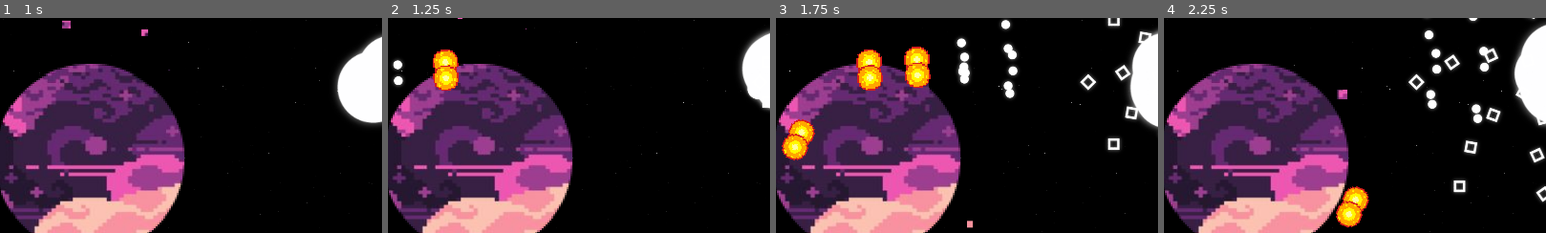
Above: before the commit, frames 1-4 (left to right).
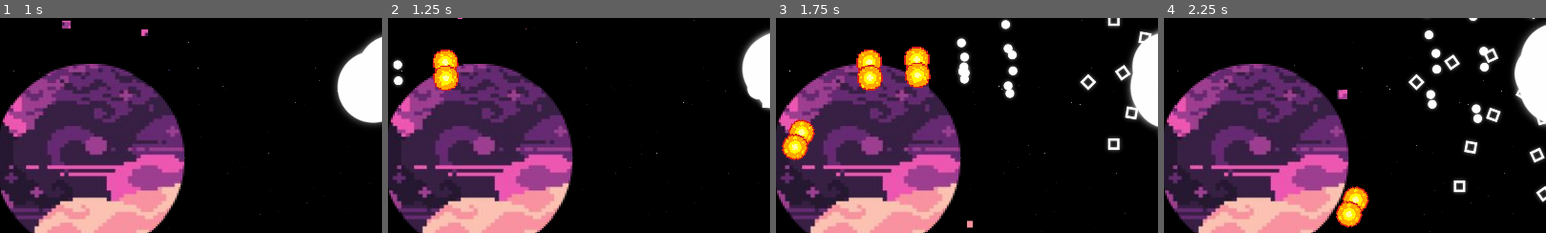
Above: after the commit, the same moments.

Repository: SAM2WOW/ProjectDanmaku
Game: Godot game, scene res://scenes/Main.tscn
Same seed, same stepped clock (60 frames per second), same inputs: the game is played once before the commit and once after it. The engine's default icon, where the game draws it, is replaced by a stand-in: a white triangle on a blue panel in a dark square.
Inputs (mouse positions are % of the whole screen's width and height, from its top left):
- Up to frame 1 (1 s): tap Enter at 0.5 s; move the mouse to (72, 45) at 0.52 s; press the mouse at (72, 45) at 0.53 s; hold D (move_right) from 0.53 s (still down)
- Up to frame 2 (1.25 s): keep holding D (move_right)
- Up to frame 3 (1.75 s): move the mouse to (30, 55) at 1.27 s; release D (move_right) at 1.28 s; release the mouse at (30, 55) at 1.28 s; hold S (move_down) from 1.28 s (still down); click (30, 55) at 1.35 s
- Up to frame 4 (2.25 s): move the mouse to (60, 28) at 2.02 s; release S (move_down) at 2.03 s; press the mouse at (60, 28) at 2.03 s; hold D (move_right) from 2.03 s (still down)
The pictures show only the part of the screen within x 38-88%, y 35-85%; the shares and areas given below are measured in that part.

Frame 1 is identical in both runs. In frame 2, 0.1% of the frame differs, in the area x 12-18%, y 16-32%; in frame 3, 0.3%, in the area x 2-40%, y 14-65%; in frame 4, 0.1%.

Commit message:
the ugliest laser beams youve ever seen but functional this time

Diff:
--- a/objects/characters/Boss.gd
+++ b/objects/characters/Boss.gd
@@ -7,8 +7,8 @@
 
 var basic_bullet = preload("res://objects/weapons/BasicBullet.tscn")
 
-onready var laserInd = get_node("Style2/LaserIndicator")
-onready var laserBeam = get_node("Style2/LaserBeam")
+var laserInd = preload("res://objects/weapons/LaserIndicator.tscn")
+var laserBeam = preload("res://objects/weapons/LaserBeam.tscn")
 
 
 func damage(amount):
@@ -26,13 +26,36 @@
 			get_node("Style%d" % i).hide()
 			print("Style%d" % style)
 
-func fireLaserBeam():
-	laserInd.add_point(Vector2(0,0))
+func fireLaser(fireAt):
+
+	var ind = laserInd.instance();
+	var timeBeforeBeam = 0.8
+	var beamDuration = 0.5
+	var particleDuration = 1
+
+	get_parent().add_child(ind)
+	ind.set_global_position(get_global_position())
+
+	ind.add_point(Vector2(0,0))
+#	ind.add_point(get_global_position())
 	# Makes sure laser always extends past viewport
-	laserInd.add_point((Global.player.get_global_position() - get_global_position()) * 150)
+	ind.add_point((fireAt - get_global_position()))
 
-	laserBeam.set_points(laserInd.get_points())
-	laserInd.clear_points()
+	yield(get_tree().create_timer(timeBeforeBeam), "timeout")
+
+	var beam = laserBeam.instance();
+	beam.set_global_position(get_global_position())
+	get_parent().add_child(beam)
+	var beamPoint = ind.points[1]
+	beamPoint[1] /= 5
+	beam.set_cast_to(beamPoint)
+
+	ind.queue_free()
+	yield(get_tree().create_timer(beamDuration), "timeout")
+	beam.is_casting = false
+
+	yield(get_tree().create_timer(particleDuration), "timeout")
+	beam.queue_free()
 
 func _on_FireTimer_timeout():
 	fire_bullets();
@@ -80,7 +103,35 @@
 # 0: fires a wave of 4~ quick lasers towards the players position
 # 1: shoot lasers in all directions, then rotate the lasers slowly around the boss (hades style)
 func init_3d_bullets():
-	fireLaserBeam()
+#	fireLaserBeam(Global.player.get_global_position())
+	match attack_pattern:
+		0:
+			var timeBetweenAttacks = 1.5
+			var beamDuration = 0.5
+			var maxX = get_viewport().size.x / 2
+			var maxY = get_viewport().size.y / 2
+			var xArr = [0, maxX, -maxX]
+			var yArr = [0, maxY, -maxY]
+			for x in xArr:
+				for y in yArr:
+					# Don't shoot a laser at (0,0)
+					if (x!=0 || y!=0):
+						fireLaser(Vector2(x,y))
+			yield(get_tree().create_timer(timeBetweenAttacks), "timeout")
+
+			var xArr2 = [maxX, -maxX, maxX / 2, -maxX / 2]
+			var yArr2 = [maxY, -maxY, maxY / 2, -maxY / 2]
+			for x2 in xArr2:
+				for y2 in yArr2:
+					if (!(abs(x2) == maxX && abs(y2) == maxY) && !(abs(x2) == maxX/2 && abs(y2) == maxY/2)):
+						fireLaser(Vector2(x2,y2))
+			yield(get_tree().create_timer(beamDuration), "timeout")
+			fire_timer.start()
+		1:
+			pass
+		_:
+			pass
+	fire_timer.start()
 
 # 0: fire 2~ waves of shotgun shots of bouncing bullets towards the player
 # 1: tbf
--- a/objects/characters/Boss.tscn
+++ b/objects/characters/Boss.tscn
@@ -56,7 +56,6 @@
 position = Vector2( 1, -2 )
 scale = Vector2( 5, 5 )
 frames = SubResource( 5 )
-frame = 1
 playing = true
 
 [node name="Style2" type="Node2D" parent="."]
@@ -67,13 +66,6 @@
 position = Vector2( 1, 0 )
 scale = Vector2( 3, 3 )
 texture = ExtResource( 2 )
-
-[node name="LaserIndicator" type="Line2D" parent="Style2"]
-default_color = Color( 1, 0, 0, 1 )
-
-[node name="LaserBeam" type="Line2D" parent="Style2"]
-width = 50.0
-default_color = Color( 0, 1, 0.976471, 1 )
 
 [node name="Style3" type="Node2D" parent="."]
 visible = false
--- a/objects/characters/Player.tscn
+++ b/objects/characters/Player.tscn
@@ -73,6 +73,7 @@
 [node name="AnimatedSprite" type="AnimatedSprite" parent="Style1"]
 scale = Vector2( 3, 3 )
 frames = SubResource( 8 )
+frame = 1
 speed_scale = 2.0
 playing = true
 script = ExtResource( 4 )
--- /dev/null
+++ b/objects/weapons/LaserBeam.gd
@@ -0,0 +1,55 @@
+extends RayCast2D
+
+var is_casting := false setget set_is_casting
+
+func _ready() -> void:
+	set_physics_process(false)
+	self.is_casting = true
+	$Line2D.points[1] = Vector2.ZERO
+
+#func _unhandled_input(event: InputEvent) -> void:
+#		if event is InputEventMouseButton:
+#			self.is_casting = event.pressed
+
+
+func _physics_process(delta: float) -> void:
+	var cast_point := cast_to
+	force_raycast_update()
+
+	$CollisionParticle2D.emitting = is_colliding()
+
+	if is_colliding():
+		cast_point = to_local(get_collision_point())
+		$CollisionParticle2D.global_rotation = get_collision_normal().angle()
+		$CollisionParticle2D.position = cast_point
+
+
+	$Line2D.points[1] = cast_point
+	$BeamParticle2D.position = cast_point * 0.5
+	$BeamParticle2D.emission_rect_extents.x = cast_point.length() * 0.5
+	if get_collider() != null:
+		if "Player" in get_collider().name:
+			get_collider().damage(10)
+
+func set_is_casting(cast: bool) -> void:
+	is_casting = cast
+
+	$BeamParticle2D.emitting = is_casting
+	$CastingParticle2D.emitting = is_casting
+	if is_casting:
+		appear()
+	else:
+		$CollisionParticle2D.emitting = false
+		disappear()
+	set_physics_process(is_casting)
+
+
+func appear() -> void:
+	$Tween.stop_all()
+	$Tween.interpolate_property($Line2D, "width", 0, 10.0, 0.2)
+	$Tween.start()
+
+func disappear() -> void:
+	$Tween.stop_all()
+	$Tween.interpolate_property($Line2D, "width", 10.0, 0, 0.1)
+	$Tween.start()
--- /dev/null
+++ b/objects/weapons/LaserBeam.tscn
@@ -0,0 +1,75 @@
+[gd_scene load_steps=7 format=2]
+
+[ext_resource path="res://objects/weapons/LaserBeam.gd" type="Script" id=1]
+[ext_resource path="res://arts/temp/glowing_circle.png" type="Texture" id=2]
+
+[sub_resource type="Curve" id=2]
+_data = [ Vector2( 0, 1 ), 0.0, 0.0, 0, 0, Vector2( 0.5, 0.991273 ), 0.0, 0.0, 0, 0, Vector2( 1, 0.000281572 ), 0.0, 0.0, 0, 0 ]
+
+[sub_resource type="Gradient" id=3]
+offsets = PoolRealArray( 0, 0.832117, 1 )
+colors = PoolColorArray( 1, 1, 1, 1, 1, 1, 1, 1, 1, 1, 1, 0 )
+
+[sub_resource type="CanvasItemMaterial" id=4]
+
+[sub_resource type="Environment" id=5]
+background_mode = 4
+glow_enabled = true
+glow_levels/4 = true
+glow_intensity = 0.5
+glow_blend_mode = 0
+glow_hdr_luminance_cap = 2.0
+glow_bicubic_upscale = true
+
+[node name="LaserBeam" type="RayCast2D"]
+light_mask = 3
+position = Vector2( 166, 274 )
+scale = Vector2( 1, 5 )
+cast_to = Vector2( 2000, 0 )
+collision_mask = 3
+collide_with_areas = true
+script = ExtResource( 1 )
+
+[node name="Line2D" type="Line2D" parent="."]
+points = PoolVector2Array( 0, 0, 100, 0 )
+default_color = Color( 0.661734, 0.944503, 1, 1 )
+
+[node name="Tween" type="Tween" parent="."]
+
+[node name="CastingParticle2D" type="CPUParticles2D" parent="."]
+emitting = false
+lifetime = 0.3
+texture = ExtResource( 2 )
+gravity = Vector2( 0, 0 )
+initial_velocity = 120.0
+scale_amount = 0.7
+scale_amount_curve = SubResource( 2 )
+color_ramp = SubResource( 3 )
+
+[node name="CollisionParticle2D" type="CPUParticles2D" parent="."]
+emitting = false
+lifetime = 0.3
+texture = ExtResource( 2 )
+gravity = Vector2( 0, 0 )
+initial_velocity = 250.0
+scale_amount = 0.7
+scale_amount_curve = SubResource( 2 )
+color_ramp = SubResource( 3 )
+
+[node name="BeamParticle2D" type="CPUParticles2D" parent="."]
+material = SubResource( 4 )
+emitting = false
+lifetime = 0.3
+local_coords = false
+texture = ExtResource( 2 )
+emission_shape = 2
+emission_rect_extents = Vector2( 1, 1 )
+gravity = Vector2( 0, 0 )
+initial_velocity = 250.0
+tangential_accel = 100.0
+scale_amount = 0.7
+scale_amount_curve = SubResource( 2 )
+color_ramp = SubResource( 3 )
+
+[node name="WorldEnvironment" type="WorldEnvironment" parent="."]
+environment = SubResource( 5 )
--- /dev/null
+++ b/objects/weapons/LaserIndicator.tscn
@@ -0,0 +1,5 @@
+[gd_scene format=2]
+
+[node name="LaserIndicator" type="Line2D"]
+modulate = Color( 1, 1, 1, 0.588235 )
+default_color = Color( 1, 0, 0, 1 )
--- a/objects/weapons/PlayerBullet.tscn
+++ b/objects/weapons/PlayerBullet.tscn
@@ -49,7 +49,6 @@
 [node name="AnimatedSprite" type="AnimatedSprite" parent="Style1"]
 scale = Vector2( 4, 4 )
 frames = SubResource( 5 )
-frame = 1
 playing = true
 
 [node name="Style2" type="Node2D" parent="."]
Binary file added: arts/temp/glowing_circle.png
Not shown, added: arts/temp/glowing_circle.png.import
